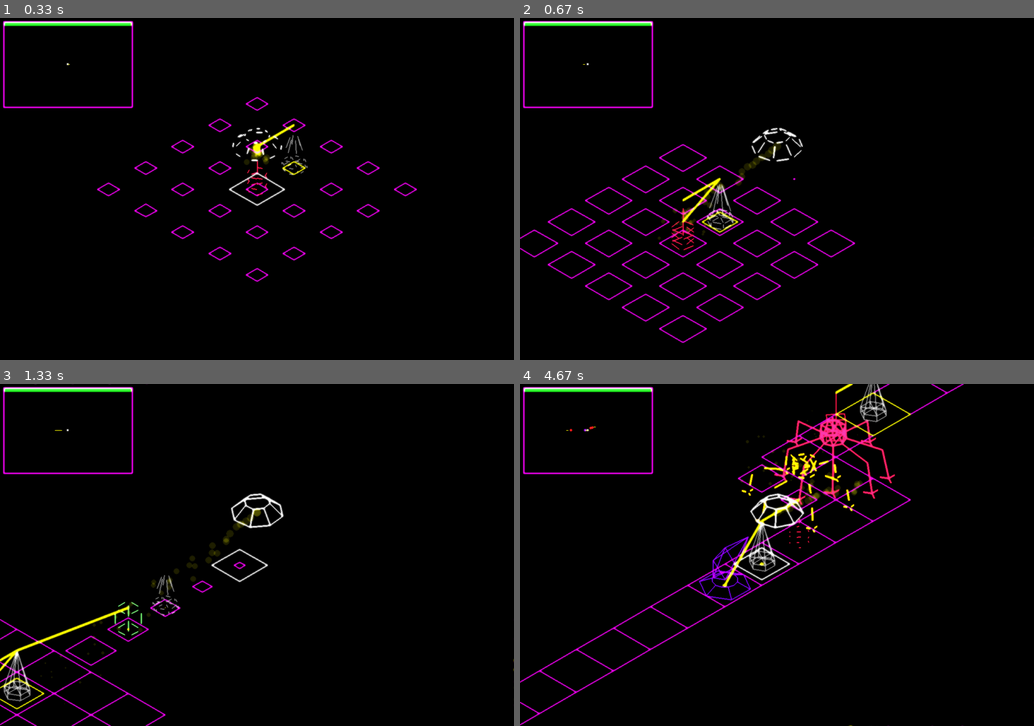
Above: before the commit, frames 1-4 (two rows, left to right).
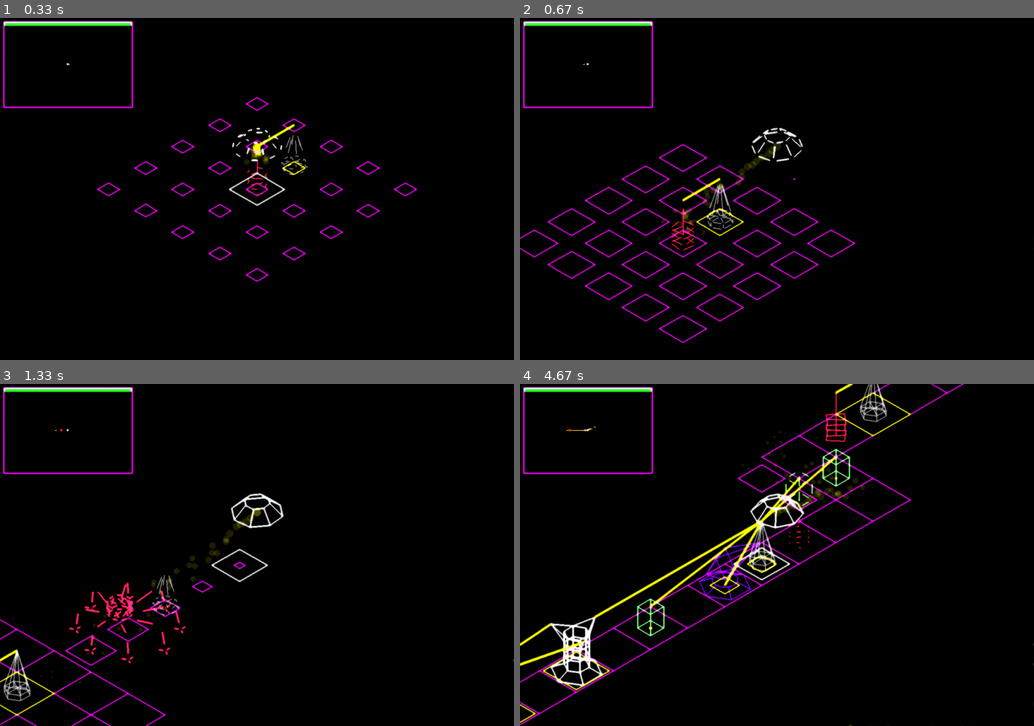
Above: after the commit, the same moments.

Repository: MathewKJ2048/pygame-jam-spring-2025
Game: pygame game, started from src/main.py
Same seed, same stepped clock (60 frames per second), same inputs: the game is played once before the commit and once after it.
Inputs:
- Up to frame 1 (0.33 s): no input
- Up to frame 2 (0.67 s): hold V from 0.33 s (still down); hold Right from 0.33 s (still down)
- Up to frame 3 (1.33 s): release V at 0.8 s; release Right at 0.8 s; hold V 0.83-1.3 s; hold Right 0.83-1.3 s; tap T at 0.98 s
- Up to frame 4 (4.67 s): hold H 1.33-1.8 s; hold Right 1.33-1.8 s; tap B at 1.48, 2.82, 4.22 s; tap C at 1.83 s; hold Right 2.17-2.63 s; tap T at 2.32, 3.65 s; hold Up 2.67-2.97 s; hold Right 3-3.47 s; tap E at 3.15, 4.55 s; hold Left 3.5-4.03 s; hold Down 4.07-4.37 s; hold Left from 4.4 s (still down)

Frame 1 is identical in both runs. In frame 2, 0.4% of the frame differs, in the area x 31-44%, y 46-64%; in frame 3, 1.4%; in frame 4, 5.2%, in the area x 0-100%, y 9-100%.

Commit message:
final update before deadline, fix music bug

Diff:
--- a/src/conf.py
+++ b/src/conf.py
@@ -43,6 +43,7 @@
 pygame.mixer.music.load("./assets/game_jam_music.wav")
 def play_music():
 	pygame.mixer.music.play(-1)
+play_music()
 
 warp_sound = pygame.mixer.Sound('./assets/warp.wav')
 construction_sound = pygame.mixer.Sound("./assets/construction.wav")
--- a/src/controls.py
+++ b/src/controls.py
@@ -24,7 +24,7 @@
 
 	if event.key == pygame.K_s:
 		game.expand()
-	if event.key == pygame.K_b:
+	if event.key == pygame.K_v:
 		game.place_bug()
 	if event.key == pygame.K_e:
 		game.place_engine()
@@ -32,7 +32,7 @@
 		game.place_tower()
 	if event.key == pygame.K_h:
 		game.place_high_tower()
-	if event.key == pygame.K_v:
+	if event.key == pygame.K_b:
 		game.place_battery()
 	if event.key == pygame.K_w:
 		game.place_warper()
